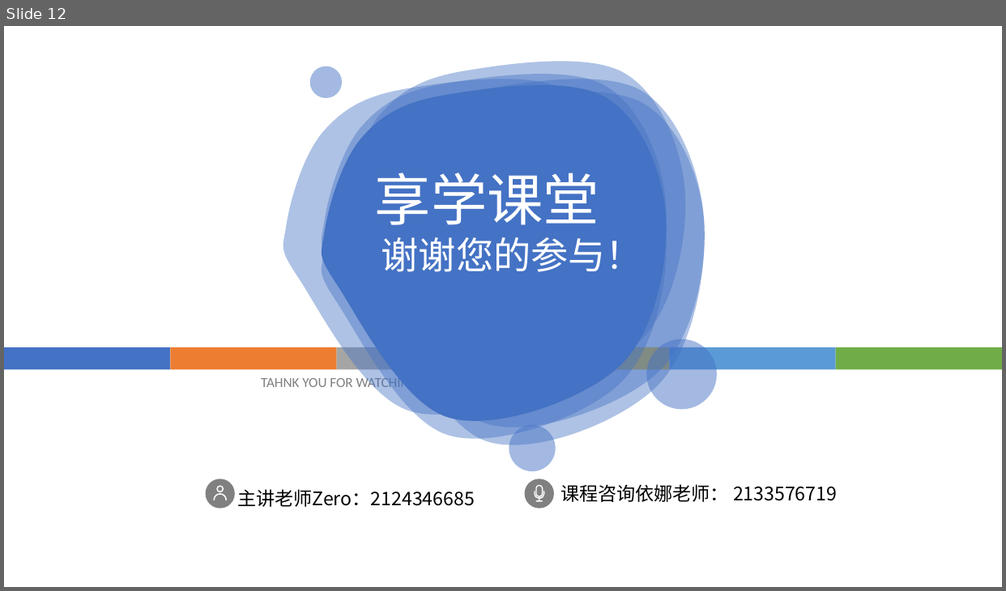
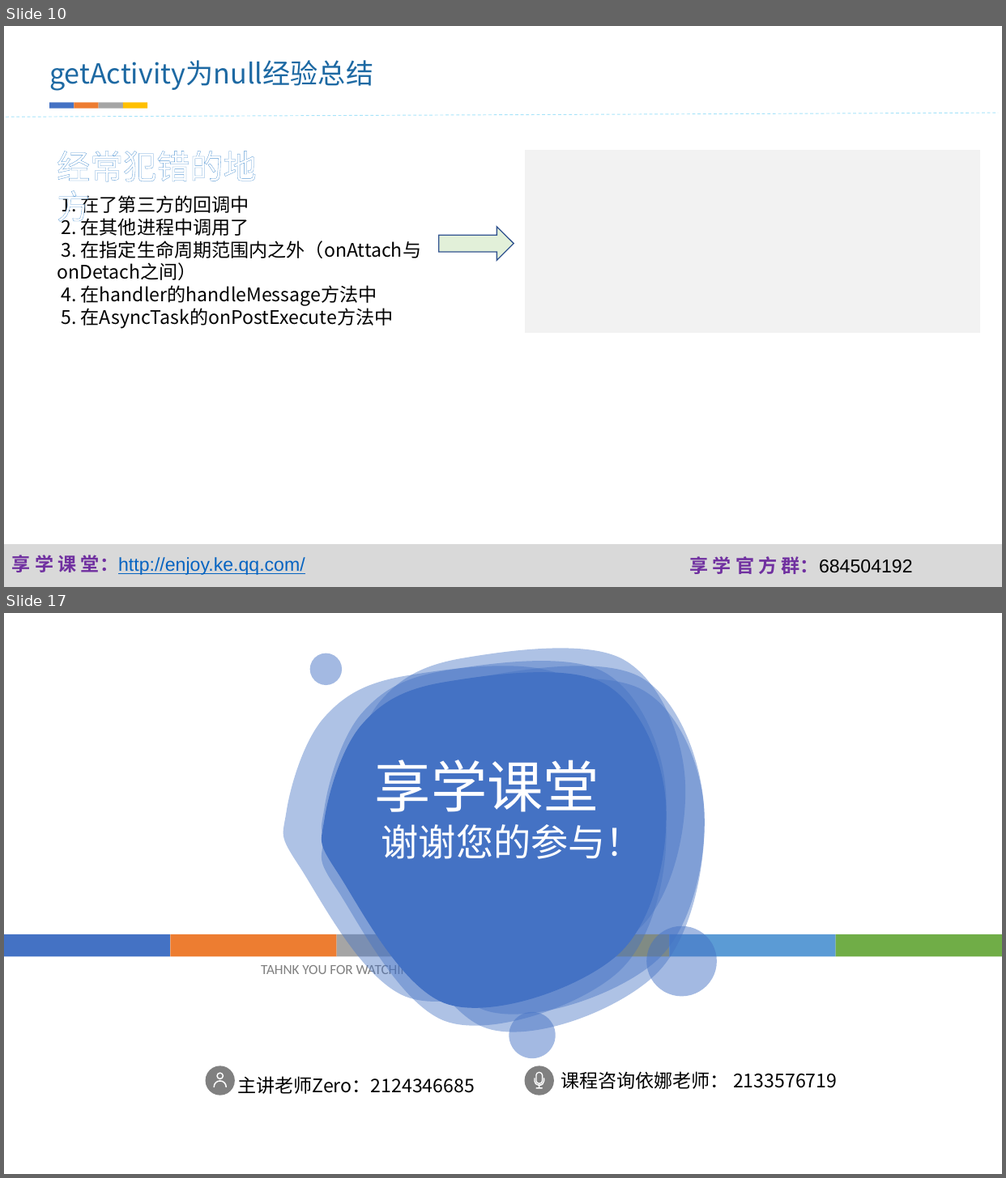
Before and after one commit to fanzhangvip/xiangxue, a slide deck: pre/Android Fragment爬坑记.pptx. Shown one above the other, each under a label of ours: slide 12 before the commit, slides 10 and 17 after it; the slides between them are not shown. The pictures are 1006x591 and 1006x1178 pixels, drawn with LibreOffice and Linux fonts; fonts in the diff are those of the drawing; background and template pictures are left out. Boxes give left, top, right and bottom in pixels: in the first picture for what was removed or moved away, otherwise in the second. Text is boxed around its words. In the diff, an @@ line names an element or a change of style, - is before the commit and + after.

```diff
--- a/pre/Android Fragment爬坑记.pptx
+++ b/pre/Android Fragment爬坑记.pptx
@@ slide 10 added at [4, 26, 1002, 587], background #FFFFFF @@
@@ text added at [49, 60, 373, 91], 26.6 pt, text #1D69A3 @@
+getActivity为null经验总结
@@ line added from (4, 118) to (998, 113), #00B0F0 0.75 pt dashed @@
@@ group added at [49, 102, 147, 109]: 4 rectangles @@
@@ text added at [57, 151, 256, 216], 32 pt, text #FFFFFF @@
+经常犯错的地方
@@ rectangle added at [524, 149, 981, 334], fill #F2F2F2, outline #FFFFFF 1 pt @@
@@ text added at [679, 149, 827, 198], 32 pt, text #FFFFFF @@
+本质问题
@@ text added at [61, 193, 421, 329], 18 pt, text #000000 @@
+1. 在了第三方的回调中
+2. 在其他进程中调用了
+3. 在指定生命周期范围内之外（onAttach与onDetach之间）
+4. 在handler的handleMessage方法中
+5. 在AsyncTask的onPostExecute方法中
@@ right arrow added at [439, 227, 513, 260], fill #E2F0D9, outline #325491 1 pt @@
@@ rectangle added at [4, 544, 1002, 587], fill #D9D9D9 @@
@@ text added at [12, 555, 305, 575], 18 pt, text #0563C1, underline @@
+享 学 课 堂：http://enjoy.ke.qq.com/
@@ text added at [689, 557, 913, 574], 18 pt, text #000000 @@
+享 学 官 方 群：684504192
@@ what was slide 12 is now slide 17 @@
```
Also in this commit, not shown: 3 slides changed, 9 other slides added, 5 slides removed, 35 other files.
